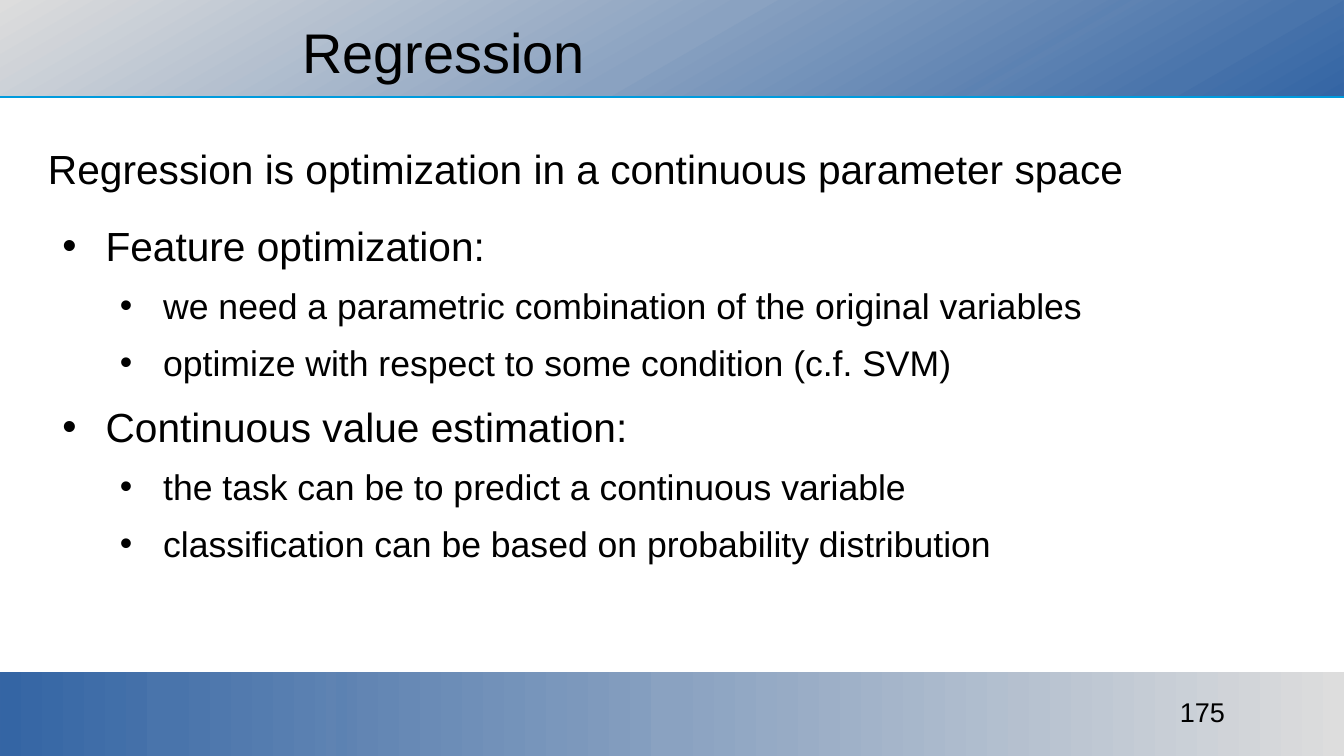
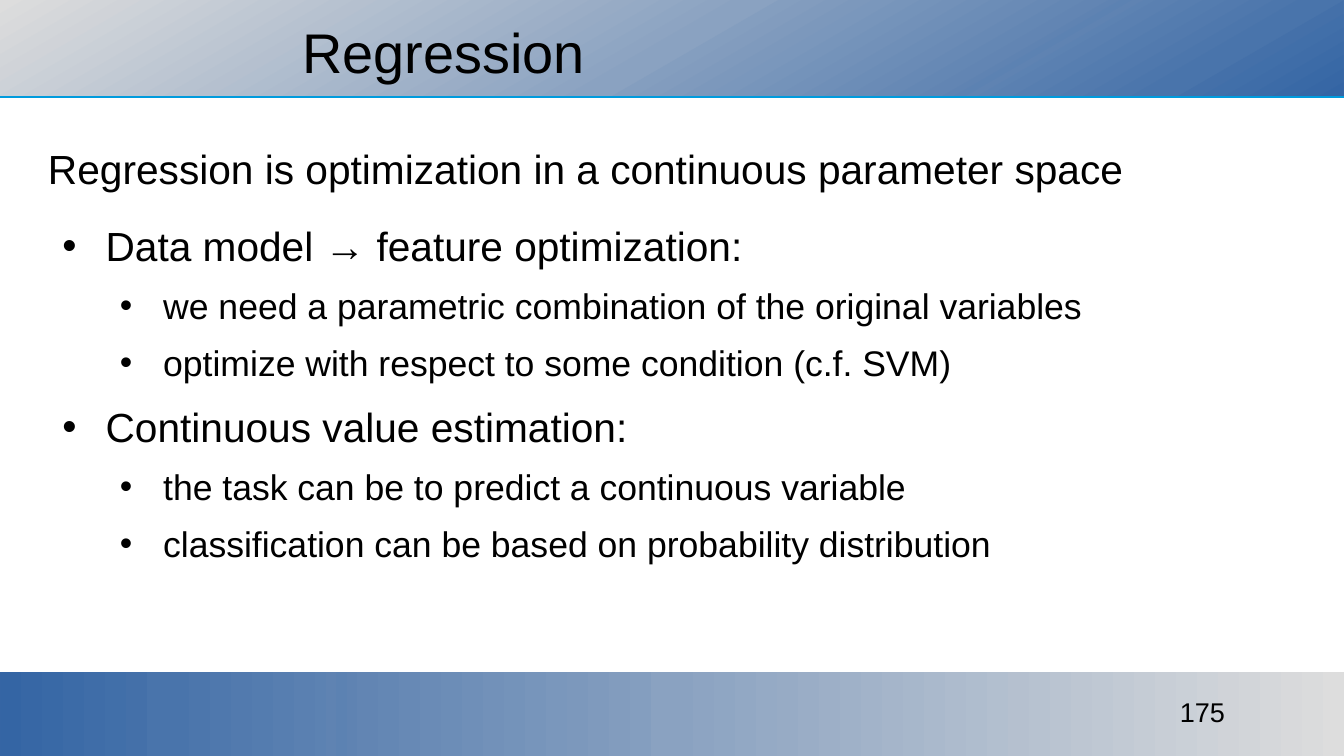
Before and after one commit to ajakovac/ML-in-Practice-I, a slide deck: slide 175 of ML in practice.odp. Drawn at 1344x756 pixels with LibreOffice and Linux fonts; fonts in the diff are those of the drawing; background and template pictures are left out. Boxes give left, top, right and bottom in pixels: in the first picture for what was removed or moved away, otherwise in the second. Text is boxed around its words. In the diff, an @@ line names an element or a change of style, - is before the commit and + after.

Commit message:
regression, probability methods

```diff
--- a/ML in practice.odp
+++ b/ML in practice.odp
@@ text at (x1=106, y1=231, x2=742, y2=269): text changed @@
-• Feature optimization:
+• Data model → feature optimization:
```
Also in this commit, not shown: 4 other slides changed, 48 slides added, 2 slides removed, 23 other files.
